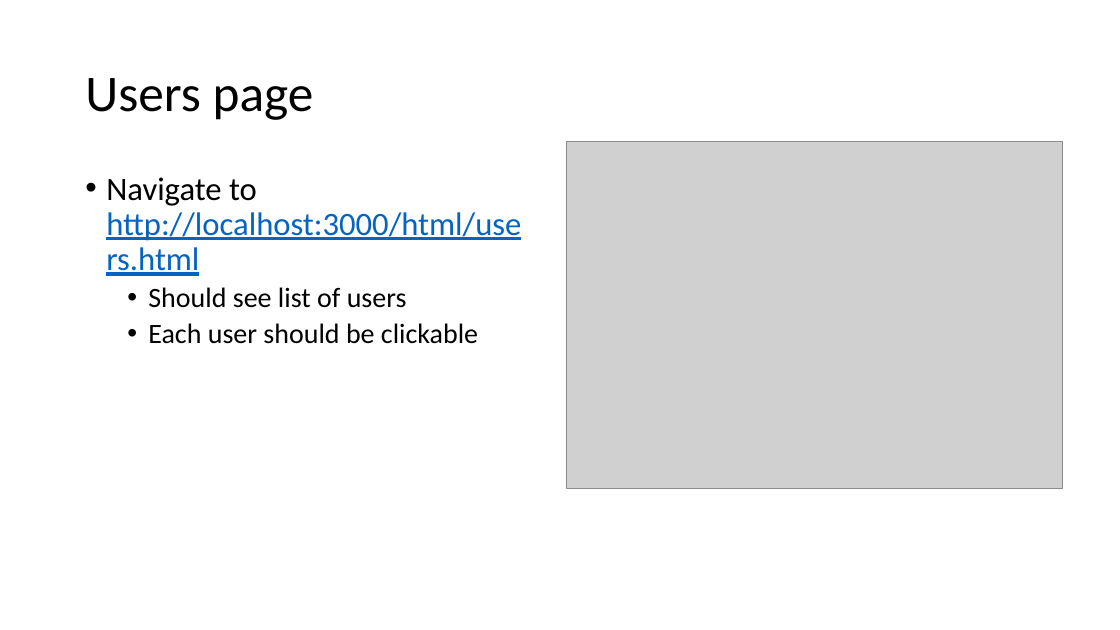
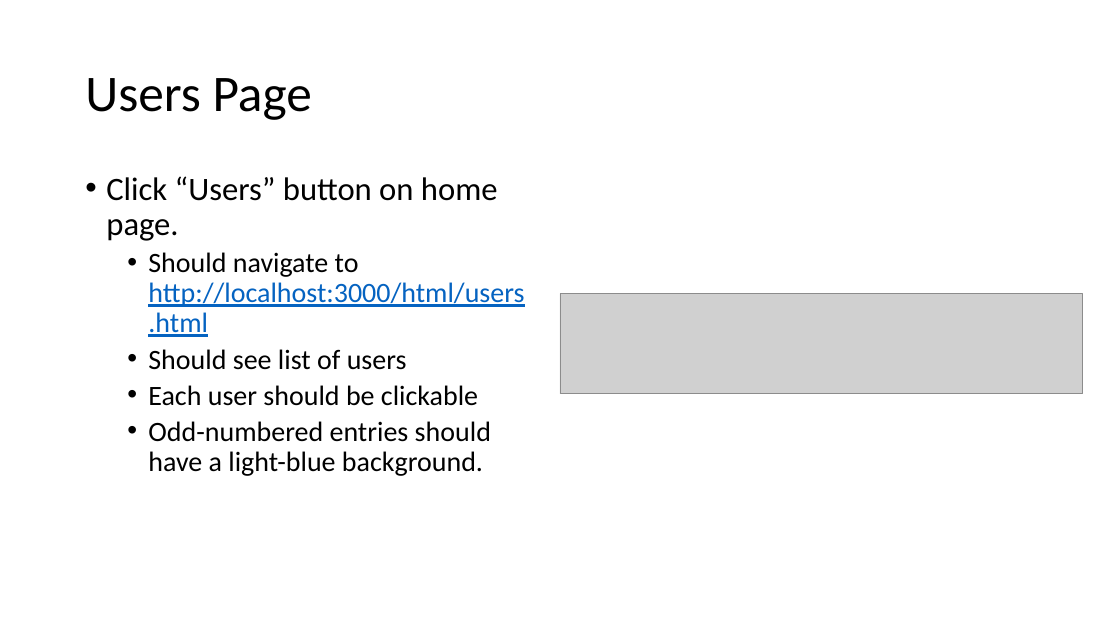
Before and after one commit to tdog191/JamATuna, a slide deck: slide 4 of Test Plan.pptx. Drawn at 1120x630 pixels with LibreOffice and Linux fonts; fonts in the diff are those of the drawing; grey boxes stand for pictures. Boxes give left, top, right and bottom in pixels: in the first picture for what was removed or moved away, otherwise in the second. Text is boxed around its words. In the diff, an @@ line names an element or a change of style, - is before the commit and + after.

Commit message:
Add documentation to 'profile.css', 'users.css', and 'profile.html', update manual test plan for profile, users, and chat pages, and upload another clip art image of a fish for the manual test plan.

```diff
--- a/Test Plan.pptx
+++ b/Test Plan.pptx
@@ title at (85, 78, 312, 120): text changed @@
-Users page
+Users Page
@@ picture removed at (566, 142, 1063, 488) @@
@@ text at (106, 176, 524, 337): text changed; size 28 to 24 pt; text colour #0563C1 to #000000 @@
-• Navigate to http://localhost:3000/html/users.html
+• Click “Users” button on home page.
+  • Should navigate to http://localhost:3000/html/users.html
@@ picture added at (560, 294, 1083, 394) @@
@@ text at (148, 421, 491, 476): paragraph added @@
+  • Odd-numbered entries should have a light-blue background.
```
Also in this commit, not shown: 5 other slides changed, 4 slides added, 4 other files.
